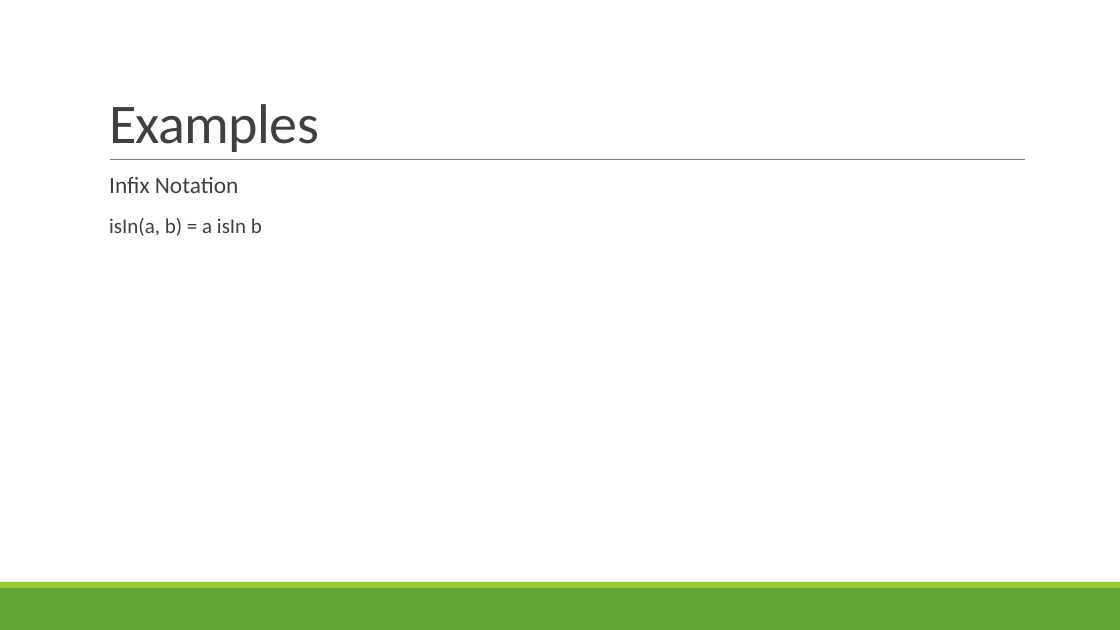
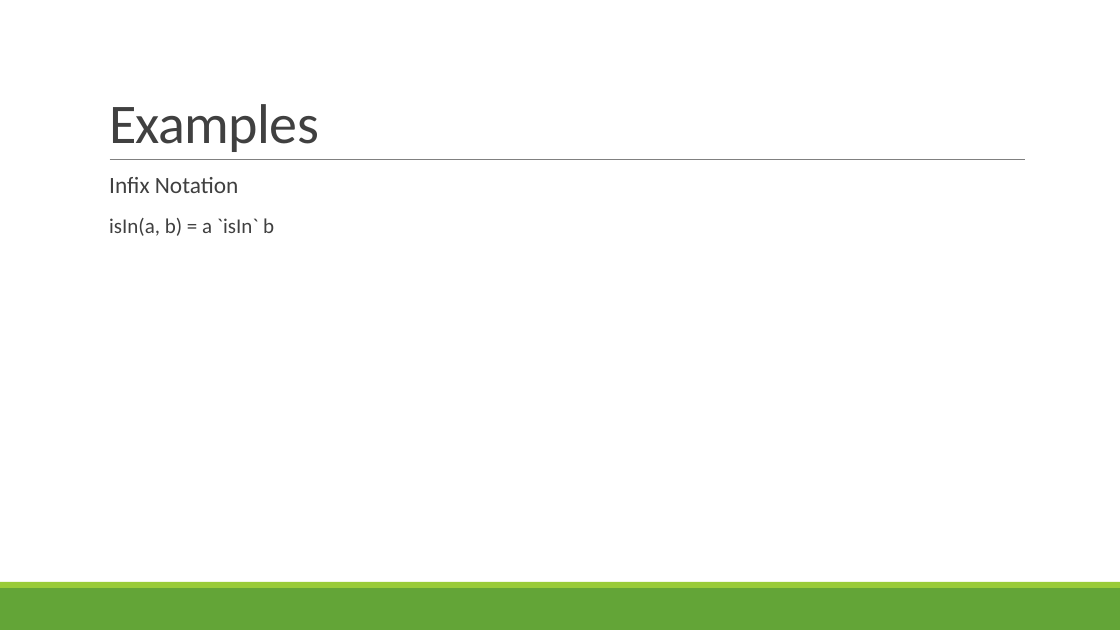
Before and after one commit to flo100500/p-, a slide deck: slide 8 of P++.pptx (slide 7 before the commit). Drawn at 1120x630 pixels with LibreOffice and Linux fonts; fonts in the diff are those of the drawing. Boxes give left, top, right and bottom in pixels: in the first picture for what was removed or moved away, otherwise in the second. Text is boxed around its words. In the diff, an @@ line names an element or a change of style, - is before the commit and + after.

```diff
--- a/P++.pptx
+++ b/P++.pptx
@@ text at box(109, 218, 274, 236): text changed @@
-  isIn(a, b) = a isIn b
+  isIn(a, b) = a `isIn` b
```
Also in this commit, not shown: 5 other slides changed, 1 slide added.
